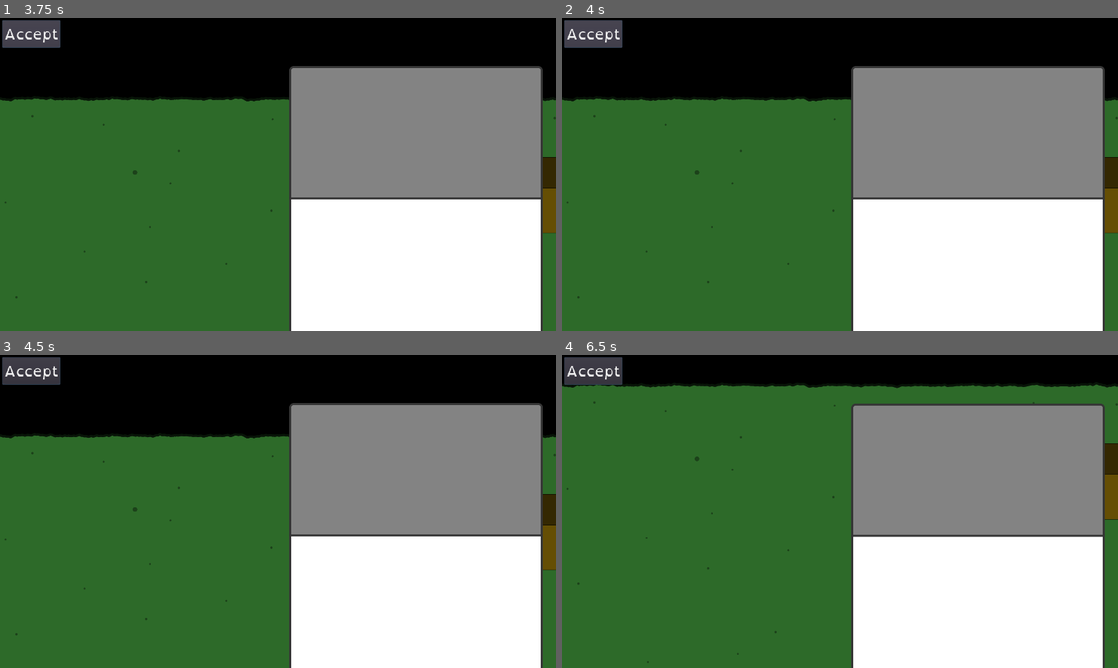
Above: before the commit, frames 1-4 (two rows, left to right).
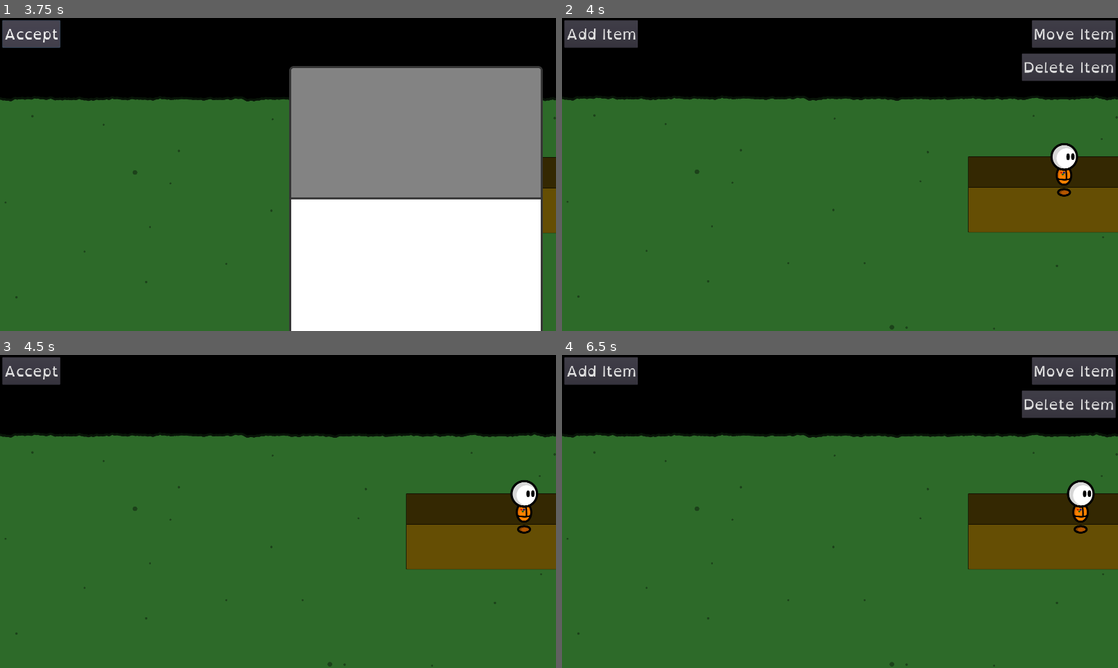
Above: after the commit, the same moments.

Repository: fupicat/szabandoned-0
Game: Godot game, scene res://Scenes/Places/House.tscn
Two runs of this game, one before a commit and one after it. Both use one fixed random seed, a clock stepped at 60 frames per second and the inputs below.
Inputs (mouse positions are in pixels of both pictures, inside the frame that each line leads up to):
- Up to frame 1 (3.75 s): click "Add Item" at 0.5 s; click "Small Room" at 1.25 s; click "Accept" at 2 s; click "Accept" at 2.75 s; tap Enter at 3.5 s; hold Right (right) from 3.53 s (still down); hold X (action) from 3.53 s (still down)
- Up to frame 2 (4 s): keep holding Right (right); keep holding X (action); tap Home (ui_home) at 3.8 s
- Up to frame 3 (4.5 s): release Right (right) at 4.25 s; release X (action) at 4.25 s; click (511, 370) at 4.25 s, where only the run after the commit has a clickable "Move Item"
- Up to frame 4 (6.5 s): hold Down (down) 5.03-5.78 s; tap Home (ui_home) at 5.1, 6.05 s; tap X (action) at 5.3 s; hold Right (right) from 5.78 s (still down); hold X (action) from 5.78 s (still down)

Frame 1 is identical in both runs. In frame 2, 41% of the frame differs, in the area x 0-100%, y 0-100%; in frame 3, 39%; in frame 4, 53%.
Error before the commit: Invalid get index 'house' (on base: 'Nil'). (res://Scripts/Global.gd:42)

Commit message:
Removed warnings + auto-load

Diff:
--- a/Scripts/Global.gd
+++ b/Scripts/Global.gd
@@ -1,17 +1,13 @@
 extends Node
-
-var day = 1
-var month = 1
-var year = 1
 
 var house = []
 
 func _ready():
-    #var file = File.new()
-    #if file.file_exists("user://saves/save1.json"):
-    #    load_game()
-    #else:
-    #    save_game()
+    var file = File.new()
+    if file.file_exists("user://saves/save1.json"):
+        load_game()
+    else:
+        save_game()
     pass
 
 func _input(event):
@@ -40,4 +36,4 @@
     var loading = parse_json(file.get_as_text())
     file.close()
     house = loading['house']
-    get_tree().change_scene(loading['scene'])
+    var _err = get_tree().change_scene(loading['scene'])
--- a/Scripts/Placeable.gd
+++ b/Scripts/Placeable.gd
@@ -1,18 +1,20 @@
 extends StaticBody2D
 
 var move = false
+#warning-ignore:UNUSED_CLASS_VARIABLE
 export var interact = []
 var on_me = false
 
 func _ready():
     update_z()
 
-func _physics_process(delta):
+func _physics_process(_delta):
     if move:
         global_position = Vector2(clamp(get_parent().get_node("Player").global_position.x, -3500, 3500), clamp(get_parent().get_node("Player").global_position.y, 1000, 4700))
         update_z()
 
 func update_z():
+    #warning-ignore:NARROWING_CONVERSION
     z_index = global_position.y / 10
 
 func _on_Interactive_body_entered(body):
--- a/Scripts/Places/House.gd
+++ b/Scripts/Places/House.gd
@@ -8,8 +8,6 @@
 var obj = null
 var place_up = true
 var place_down = true
-
-var action_obj = null
 
 func _ready():
     $Player/Camera2D.limit_left = -3500
@@ -28,7 +26,7 @@
             inst.get_node('Sprite').texture = load(item['sprite'])
             inst.update_z()
 
-func _physics_process(delta):
+func _physics_process(_delta):
     if edit_mode and !place_down:
         $Player.position.y += 10
     if edit_mode and !place_up:
@@ -145,8 +143,6 @@
     $Player/CollisionShape2D.disabled = false
     $Player.disconnect('got_there', $".", 'Rotate')
 
-    var prevscale = upper.scale.x
-
     var path = upper.get_node('Sprite').texture.resource_path
     if path.ends_with('Side.png'):
         path = path.replace('Side.png', '')
@@ -167,19 +163,19 @@
 
 func walk2do(var upper, var action):
     $Player.walk_to(upper)
-    $Player.connect('got_there', $".", action, [upper])
+    var _err = $Player.connect('got_there', $".", action, [upper])
 
-func Sit(var obj):
+func Sit(var onwhat):
     $Player.disconnect('got_there', $".", 'Sit')
-    var path = obj.get_node('Sprite').texture.resource_path
-    $Player.z_index = obj.z_index - 1
+    var path = onwhat.get_node('Sprite').texture.resource_path
+    $Player.z_index = onwhat.z_index - 1
     if path.ends_with('Side.png'):
-        if obj.scale.x == 1:
+        if onwhat.scale.x == 1:
             $Player.animation('SitRight')
         else:
             $Player.animation('SitLeft')
     elif path.ends_with('Front.png'):
-        $Player.z_index = obj.z_index + 1
+        $Player.z_index = onwhat.z_index + 1
         $Player.animation('SitFront')
     elif path.ends_with('Back.png'):
         $Player.animation('SitFront')
--- a/Scripts/Player.gd
+++ b/Scripts/Player.gd
@@ -11,8 +11,9 @@
 
 signal got_there
 
-func _physics_process(delta):
+func _physics_process(_delta):
     if can_walk:
+        #warning-ignore:NARROWING_CONVERSION
         z_index = global_position.y / 10
     var run = RUNADD * int(Input.is_action_pressed("run"))
     var ydir = int(Input.is_action_pressed("down")) - int(Input.is_action_pressed("up"))
@@ -40,7 +41,7 @@
             target = null
             emit_signal('got_there')
 
-    move_and_slide(move)
+    move = move_and_slide(move)
 
     anim_walk()
 
--- a/Scripts/UI/ActionsUI.gd
+++ b/Scripts/UI/ActionsUI.gd
@@ -26,7 +26,7 @@
     phantom_select = true
     $Anim.play("In")
 
-func _process(delta):
+func _process(_delta):
     if select == true:
         for node in $Menu.get_children():
             node.modulate = Color(1, 1, 1)
